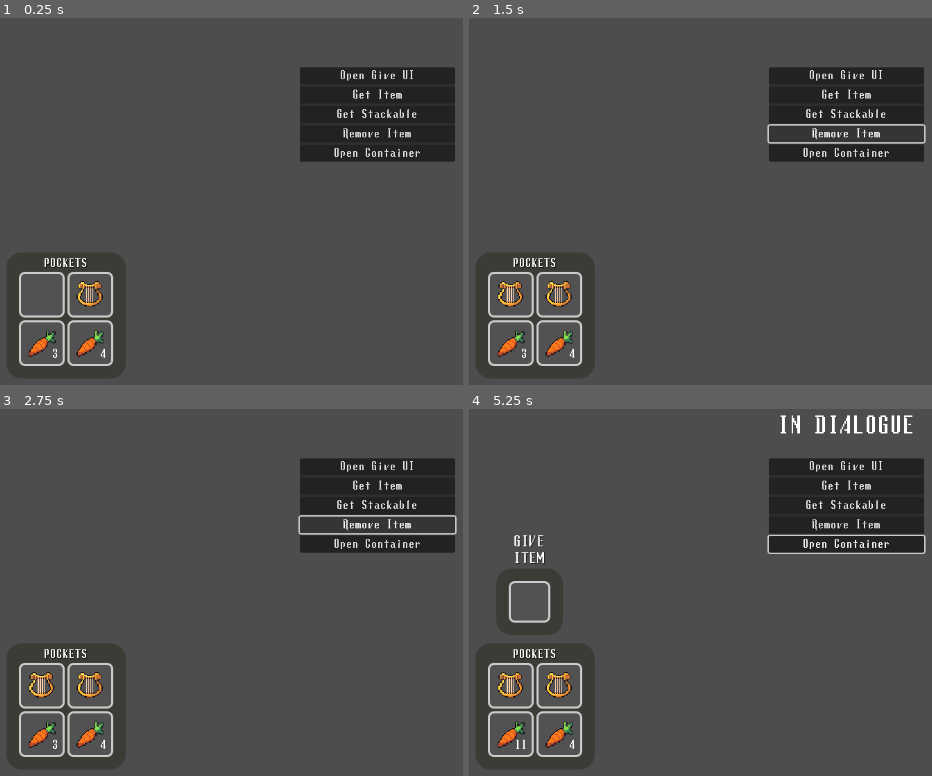
Above: before the commit, frames 1-4 (two rows, left to right).
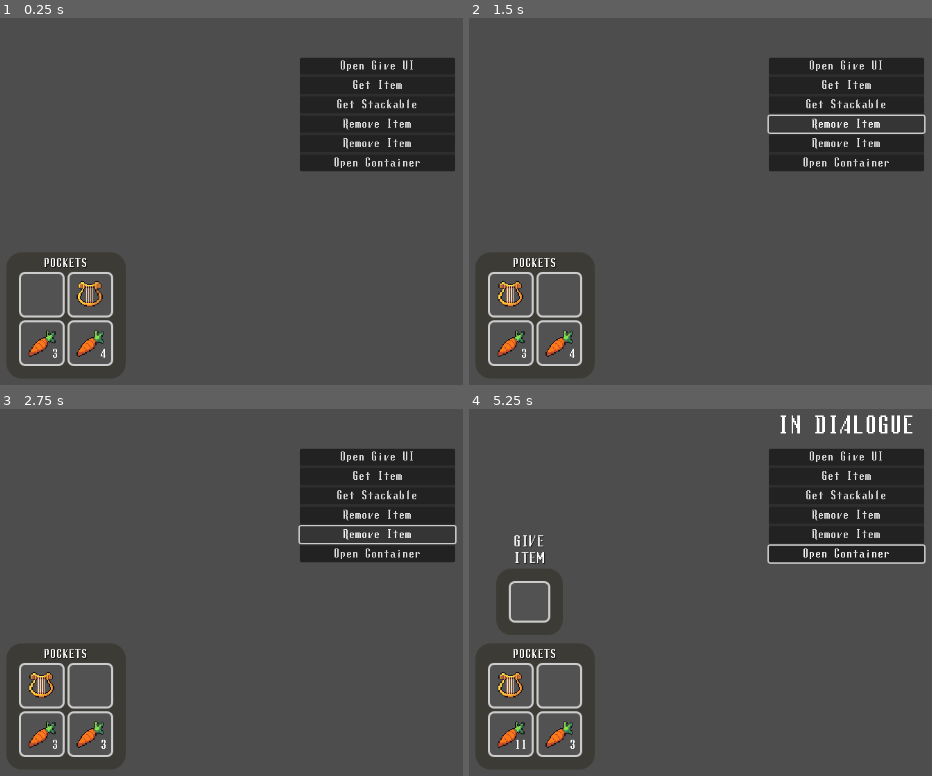
Above: after the commit, the same moments.

Repository: hamgoblin45/Fascism-Sim
Game: Godot game, scene res://Interface/inventory_ui.tscn
The game is run twice, just before and just after one commit, with the same random seed, the same clock (stepped at 60 frames per second) and the same inputs.
Inputs (mouse positions are in pixels of both pictures, inside the frame that each line leads up to):
- Up to frame 1 (0.25 s): no input
- Up to frame 2 (1.5 s): click "Get Item" at 0.5 s; click "Remove Item" at 1.25 s
- Up to frame 3 (2.75 s): click "Remove Item" at 2 s
- Up to frame 4 (5.25 s): click "Open Give UI" at 2.75 s; click "Get Stackable" at 3.5 s; click "Open Container" at 4.25 s; tap Enter at 5 s; move the mouse to (510, 684) at 5.02 s; click (510, 684) at 5.1 s

The runs differ from the first frame. In frame 1, 3.0% of the frame differs, in the area x 64-99%, y 10-42%; in frame 2, 3.8%; in frame 3, 3.8%, in the area x 16-99%, y 10-93%; in frame 4, 3.8%.

Commit message:
Imrpvoed remove logic

Diff:
--- a/fasc-sim-inventory-ui/Interface/inventory_ui.gd
+++ b/fasc-sim-inventory-ui/Interface/inventory_ui.gd
@@ -47,24 +47,39 @@
 		"click":
 			print("Click from %s received by inventoryUI" % slot)
 			if grabbed_slot_data:
-				if slot_data and slot_data.item_data:
-
-					if grabbed_slot_data != slot_data:
-						print("Trying to merge grabbed slot with existing slot")
-						if grabbed_slot_data.item_data == slot_data.item_data and slot_data.item_data.stackable:
-							slot_data.quantity += grabbed_slot_data.quantity
+				if grabbed_slot_data.item_data.id and slot_data.item_data.id and slot_data.item_data.stackable:
+					# Check for mergability
+					var space_left = slot_data.item_data.max_stack_size - slot_data.quantity
+					if space_left > 0:
+						var amount_to_move = min(grabbed_slot_data.quantity, space_left)
+						slot_data.quantity += amount_to_move
+						grabbed_slot_data.quantity -= amount_to_move
+
+						if grabbed_slot_data.quantity <= 0:
 							_clear_grabbed_slot()
-
 						else:
-							var sd = grabbed_slot_data
-							grabbed_slot_data = slot_data
-							slot_data = sd
 							_set_grabbed_slot()
+
 						slot.set_slot_data(slot_data)
-
-				else:
-					slot.set_slot_data(grabbed_slot_data)
-					_clear_grabbed_slot()
+						print("Item merge success")
+						return
+
+					#if grabbed_slot_data != slot_data:
+						#print("Trying to merge grabbed slot with existing slot")
+						#if grabbed_slot_data.item_data == slot_data.item_data and slot_data.item_data.stackable:
+							#slot_data.quantity += grabbed_slot_data.quantity
+							#_clear_grabbed_slot()
+							#
+						#else:
+							#var sd = grabbed_slot_data
+							#grabbed_slot_data = slot_data
+							#slot_data = sd
+							#_set_grabbed_slot()
+						#slot.set_slot_data(slot_data)
+					#
+				#else:
+					#slot.set_slot_data(grabbed_slot_data)
+					#_clear_grabbed_slot()
 
 			else:
 				if Input.is_action_pressed("shift"):
@@ -154,32 +169,40 @@
 				slot_ui.set_slot_data(new_slot)
 			if qty_to_add <= 0:
 				break
+
+func _remove_item_from_inventory(slot_data: InventorySlotData):
+	print("Removing item %s from inventory" % slot_data.item_data.name)
+	var qty_to_remove = slot_data.quantity
+	var pocket_slots = pocket_slot_container.get_children()
+	for i in range(pocket_slots.size() -1, -1, -1):
+		var slot_ui = pocket_slots[i]
+		var slot = slot_ui.slot_data
+
+		if slot and slot.item_data and slot.item_data.id == slot_data.item_data.id:
+			if slot.quantity > qty_to_remove:
+				#Stack has more than amount requested to remove
+				slot.quantity -= qty_to_remove
+				qty_to_remove = 0
+				slot_ui.set_slot_data(slot)
+			else:
+				# Stack is <= to amount requested to remove
+				qty_to_remove -= slot.quantity
+				slot_ui.clear_slot_data(slot)
+
+			if qty_to_remove <= 0:
+				print("Could only remove some items, %s still missing" % qty_to_remove)
 	#for slot_ui in pocket_slot_container.get_children():
-		#if !slot_ui.slot_data or !slot_ui.slot_data.item_data:
-			#slot_ui.slot_data = slot_data
+		#if slot_ui.slot_data and slot_ui.slot_data.item_data and slot_ui.slot_data.item_data == slot_data.item_data:
+			#if slot_data.item_data.stackable:
+				#slot_ui.slot_data.quantity -= slot_data.quantity
+			#else:
+				#slot_ui.clear_slot_data(slot_data)
 			#slot_ui.set_slot_data(slot_ui.slot_data)
+			#return
 			##EventBus.inventory_item_updated.emit(slot_data)
 			##_set_player_inventory()
-			#print("Empty spot found, putting item in it")
-			#return
 	#
-		#print("Unable to add item due to a full inventory")
-		#return
-
-func _remove_item_from_inventory(slot_data: InventorySlotData):
-	print("Removing item %s from inventory" % slot_data.item_data.name)
-	for slot_ui in pocket_slot_container.get_children():
-		if slot_ui.slot_data and slot_ui.slot_data.item_data and slot_ui.slot_data.item_data == slot_data.item_data:
-			if slot_data.item_data.stackable:
-				slot_ui.slot_data.quantity -= slot_data.quantity
-			else:
-				slot_ui.clear_slot_data(slot_data)
-			slot_ui.set_slot_data(slot_ui.slot_data)
-			return
-			#EventBus.inventory_item_updated.emit(slot_data)
-			#_set_player_inventory()
-
-		print("Unable to remove item")
+		#print("Unable to remove item")
 
 
 func _set_grabbed_slot():
--- a/fasc-sim-inventory-ui/Interface/inventory_ui.tscn
+++ b/fasc-sim-inventory-ui/Interface/inventory_ui.tscn
@@ -220,6 +220,7 @@
 
 [node name="ItemContextUI" type="PanelContainer" parent="."]
 unique_name_in_owner = true
+visible = false
 custom_minimum_size = Vector2(240, 0)
 layout_mode = 0
 offset_left = -232.0
@@ -297,6 +298,7 @@
 
 [node name="SplitStackUI" type="PanelContainer" parent="."]
 unique_name_in_owner = true
+visible = false
 layout_mode = 0
 offset_left = -192.5
 offset_right = -23.5
@@ -492,6 +494,11 @@
 text = "Get Stackable"
 
 [node name="RemoveItem" type="Button" parent="TestStuff/TestPanel/VBoxContainer"]
+layout_mode = 2
+mouse_filter = 1
+text = "Remove Item"
+
+[node name="RemoveItemStackable" type="Button" parent="TestStuff/TestPanel/VBoxContainer"]
 layout_mode = 2
 mouse_filter = 1
 text = "Remove Item"
@@ -546,4 +553,5 @@
 [connection signal="pressed" from="TestStuff/TestPanel/VBoxContainer/GetItem" to="TestStuff" method="_on_get_item_pressed"]
 [connection signal="pressed" from="TestStuff/TestPanel/VBoxContainer/GetItemStackable" to="TestStuff" method="_on_get_item_stackable_pressed"]
 [connection signal="pressed" from="TestStuff/TestPanel/VBoxContainer/RemoveItem" to="TestStuff" method="_on_remove_item_pressed"]
+[connection signal="pressed" from="TestStuff/TestPanel/VBoxContainer/RemoveItemStackable" to="TestStuff" method="_on_remove_item_stackable_pressed"]
 [connection signal="pressed" from="TestStuff/TestPanel/VBoxContainer/OpenContainer" to="TestStuff" method="_on_open_container_pressed"]
--- a/fasc-sim-inventory-ui/test_stuff.gd
+++ b/fasc-sim-inventory-ui/test_stuff.gd
@@ -20,19 +20,11 @@
 	else:
 		EventBus.dialogue_ended.emit()
 
-
-func _on_get_item_pressed() -> void:
-	var test_slot = InventorySlotData.new()
-	test_slot.item_data = preload("uid://fligqycw40pd")
-	#test_slot.item_data = preload("uid://bu7k1xa16ud57")
-	EventBus.adding_item_to_inventory.emit(test_slot)
-
 func _on_give_item(slot: InventorySlotData):
 	%GiveLabel.show()
 	%GiveLabel.text = "You gave the npc a[n] %s" % slot.item_data.name
 	await get_tree().create_timer(2.0).timeout
 	%GiveLabel.hide()
-
 
 func _on_open_container_pressed() -> void:
 	if !%ExternalInventory.visible:
@@ -44,13 +36,22 @@
 func _on_remove_item_pressed() -> void:
 	var test_slot = InventorySlotData.new()
 	test_slot.item_data = preload("uid://fligqycw40pd")
-	#test_slot.item_data = preload("uid://bu7k1xa16ud57")
 	EventBus.removing_item_from_inventory.emit(test_slot)
 
+func _on_get_item_pressed() -> void:
+	var test_slot = InventorySlotData.new()
+	test_slot.item_data = preload("uid://fligqycw40pd")
+	#test_slot.item_data = preload("uid://bu7k1xa16ud57")
+	EventBus.adding_item_to_inventory.emit(test_slot)
 
 func _on_get_item_stackable_pressed() -> void:
 	var test_slot = InventorySlotData.new()
-	#test_slot.item_data = preload("uid://fligqycw40pd")
 	test_slot.item_data = preload("uid://bu7k1xa16ud57")
 	test_slot.quantity = 4
 	EventBus.adding_item_to_inventory.emit(test_slot)
+
+
+func _on_remove_item_stackable_pressed() -> void:
+	var test_slot = InventorySlotData.new()
+	test_slot.item_data = preload("uid://bu7k1xa16ud57")
+	EventBus.removing_item_from_inventory.emit(test_slot)
